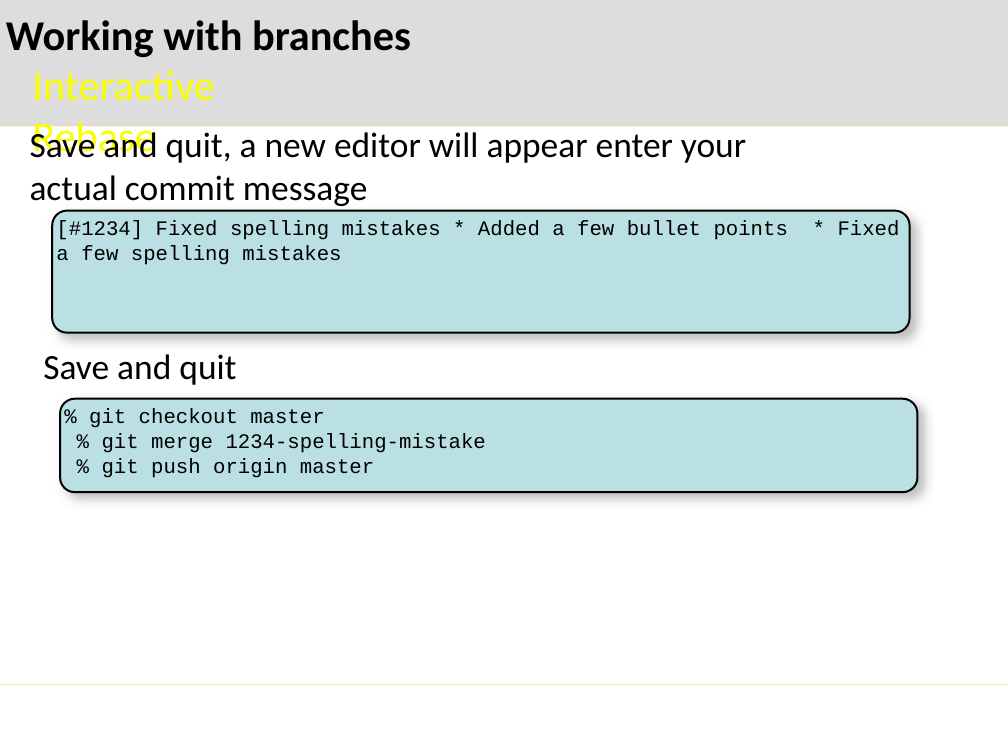
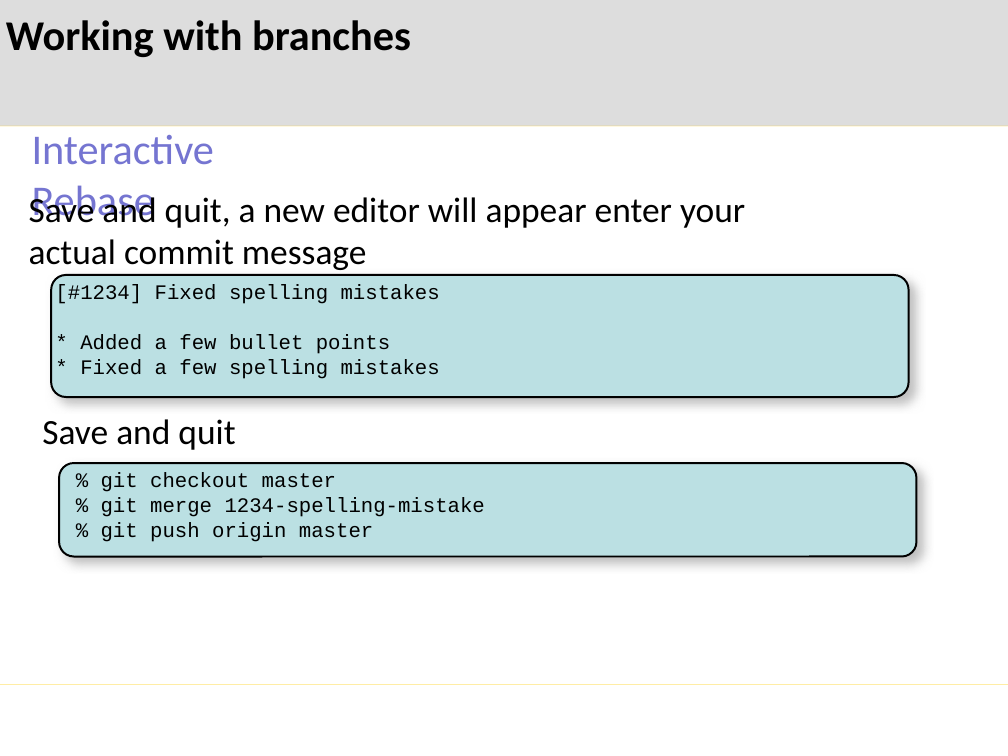
Before and after one commit to mglazer/GitPresentation, a slide deck: slide 20 of presentation.pptx. Drawn at 1008x756 pixels with LibreOffice and Linux fonts; fonts in the diff are those of the drawing; background and template pictures are left out. Boxes give left, top, right and bottom in pixels: in the first picture for what was removed or moved away, otherwise in the second. Text is boxed around its words. In the diff, an @@ line names an element or a change of style, - is before the commit and + after.

```diff
--- a/presentation.pptx
+++ b/presentation.pptx
@@ text "Interactive Rebase" at (32, 135, 215, 223): text colour #F9FF00 to #7575D1 @@
@@ 3 texts, 2 rounded rectangles: place and size @@
-3 texts, 2 rounded rectangles at (30, 70, 918, 493)
+3 texts, 2 rounded rectangles at (29, 135, 917, 556)
@@ text in rounded rectangle at (55, 285, 440, 379): text changed @@
-[#1234] Fixed spelling mistakes * Added a few bullet points * Fixed a few spelling mistakes
+[#1234] Fixed spelling mistakes
+* Added a few bullet points
+* Fixed a few spelling mistakes
```
Also in this commit, not shown: 16 other slides changed, 12 slides added, 1 other file.
